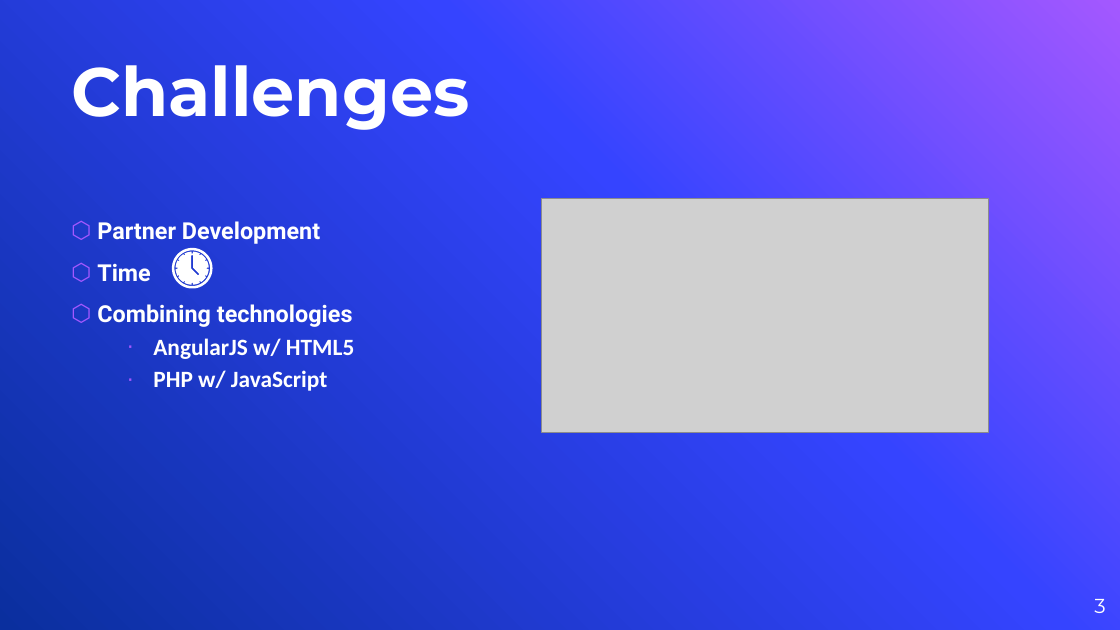
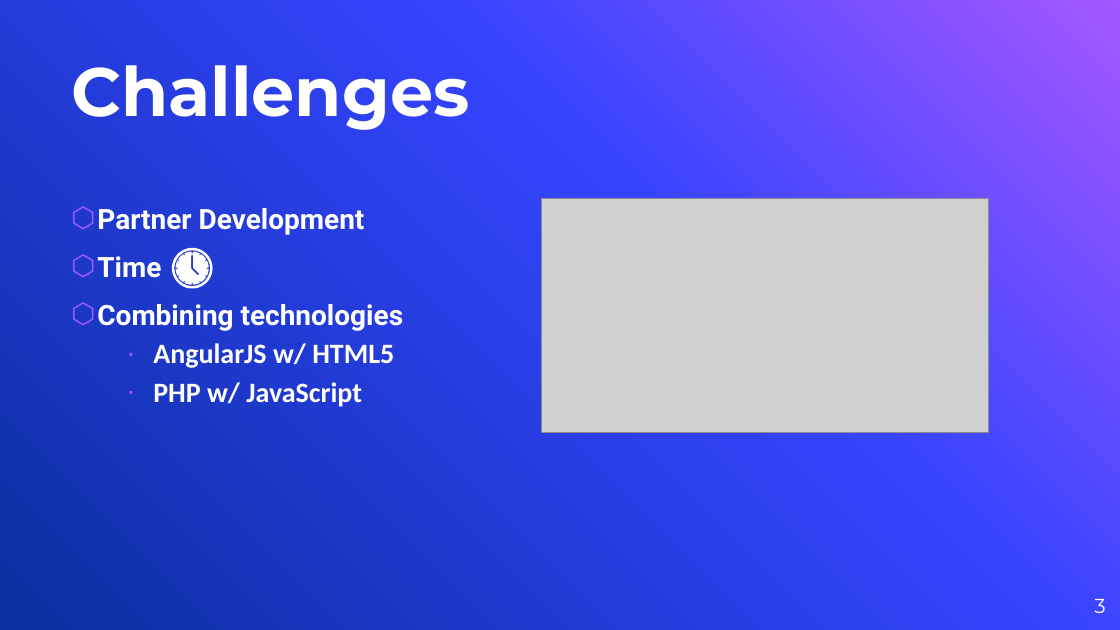
Before and after one commit to dmcmeekan9/cs425RadioStation, a slide deck: slide 3 of Documentation/webServiceRadioStationPresentation_TechTycoons.pptx. Drawn at 1120x630 pixels with LibreOffice and Linux fonts; fonts in the diff are those of the drawing; grey boxes stand for pictures; background and template pictures are left out. Boxes give left, top, right and bottom in pixels: in the first picture for what was removed or moved away, otherwise in the second. Text is boxed around its words. In the diff, an @@ line names an element or a change of style, - is before the commit and + after.

```diff
--- a/Documentation/webServiceRadioStationPresentation_TechTycoons.pptx
+++ b/Documentation/webServiceRadioStationPresentation_TechTycoons.pptx
@@ text "Partner Development" at box(97, 208, 404, 407): size 20 to 24 pt @@
```
Also in this commit, not shown: 6 other slides changed, 3 slides removed, 2 other files.
